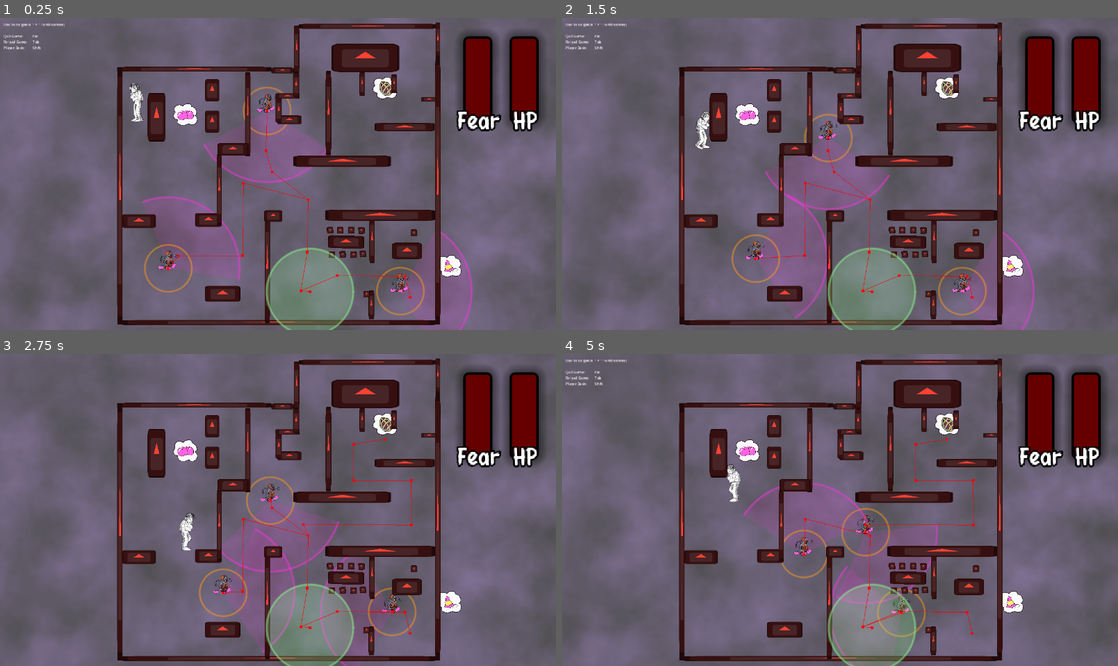
Above: before the commit, frames 1-4 (two rows, left to right).
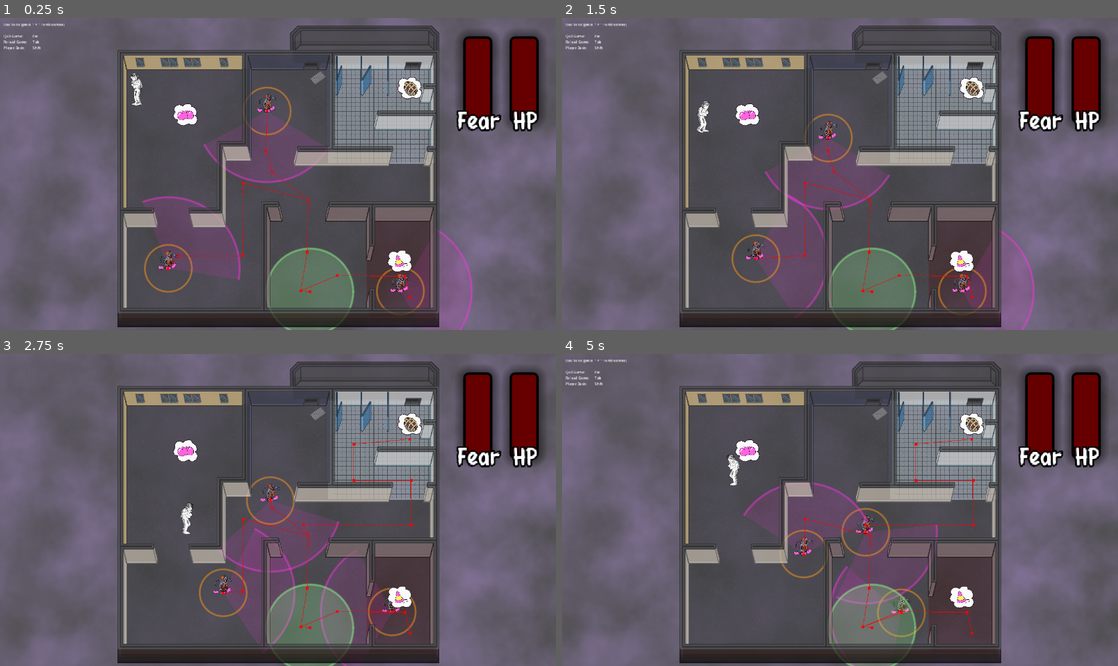
Above: after the commit, the same moments.

Repository: CarolineRoemer1998/NotABug
Game: Godot game, scene res://components/main/main.tscn
The game is run twice, just before and just after one commit, with the same random seed, the same clock (stepped at 60 frames per second) and the same inputs. The engine's default icon, where the game draws it, is replaced by a stand-in: a white triangle on a blue panel in a dark square.
Inputs:
- Up to frame 1 (0.25 s): no input
- Up to frame 2 (1.5 s): hold D (move_right) 0.53-1.28 s; tap Space (accept) at 0.6 s; hold S (move_down) from 1.28 s (still down); tap Shift (dash) at 1.35 s
- Up to frame 3 (2.75 s): release S (move_down) at 2.03 s; hold D (move_right) from 2.03 s (still down); tap ] (show_or_hide_dev_tools) at 2.1 s
- Up to frame 4 (5 s): release D (move_right) at 2.78 s; hold W (move_up) 2.78-3.53 s; tap Space (accept) at 2.85 s; hold A (move_left) from 3.53 s (still down); tap Shift (dash) at 3.6 s; tap ] (show_or_hide_dev_tools) at 4.35 s

The runs differ from the first frame. In frame 1, 47% of the frame differs, in the area x 21-83%, y 1-100%; in frame 2, 47%; in frame 3, 45%; in frame 4, 45%.

Commit message:
Implemented background assets

Diff:
--- a/components/items/item.tscn
+++ b/components/items/item.tscn
@@ -10,6 +10,8 @@
 script = ExtResource("1_cco1e")
 
 [node name="Visuals" type="Node2D" parent="." unique_id=1110195534]
+z_index = 37
+z_as_relative = false
 scale = Vector2(0.16, 0.16)
 
 [node name="Sprite2D_AsCollectableItem" type="AnimatedSprite2D" parent="Visuals" unique_id=1541126980]
--- a/components/main/main.tscn
+++ b/components/main/main.tscn
@@ -173,10 +173,10 @@
 position = Vector2(158, 139)
 
 [node name="Spawn2" type="Node2D" parent="Game/ItemSpawnPositions" unique_id=914005108]
-position = Vector2(480, 96)
+position = Vector2(520, 96)
 
 [node name="Spawn3" type="Node2D" parent="Game/ItemSpawnPositions" unique_id=1650519088]
-position = Vector2(584, 384)
+position = Vector2(504, 376)
 
 [node name="Spawn4" type="Node2D" parent="Game/ItemSpawnPositions" unique_id=780350623]
 position = Vector2(359, 426)
--- a/components/player/player.tscn
+++ b/components/player/player.tscn
@@ -8,13 +8,17 @@
 [sub_resource type="CapsuleShape2D" id="CapsuleShape2D_kfe3d"]
 
 [node name="Player" type="CharacterBody2D" unique_id=284675764]
+z_index = 50
+z_as_relative = false
 collision_mask = 26
 script = ExtResource("1_kfe3d")
 
 [node name="Visuals" type="Node2D" parent="." unique_id=1917120212]
-scale = Vector2(0.15, 0.15)
+position = Vector2(0, -8)
+scale = Vector2(0.125, 0.125)
 
 [node name="AnimatedSprite2D" type="AnimatedSprite2D" parent="Visuals" unique_id=285574132]
+position = Vector2(0, -106.666664)
 scale = Vector2(-1, 1)
 sprite_frames = ExtResource("2_kfe3d")
 animation = &"walk_scared"
--- a/enemy.tscn
+++ b/enemy.tscn
@@ -262,12 +262,15 @@
 sprite_frames = SubResource("SpriteFrames_18rq2")
 animation = &"Idle"
 
-[node name="StateIndicator" type="Label" parent="."]
+[node name="StateIndicator" type="Label" parent="." unique_id=999101710]
+visible = false
 z_index = 10
-position = Vector2(-6, -42)
+offset_left = -6.0
+offset_top = -42.0
+offset_right = -6.0
+offset_bottom = -42.0
+theme_override_font_sizes/font_size = 14
 text = "!"
-visible = false
-theme_override_font_sizes/font_size = 14
 
 [node name="CollisionShape2D" type="CollisionShape2D" parent="." unique_id=747184921]
 position = Vector2(0, -13)
--- a/scenes/Redblock.tscn
+++ b/scenes/Redblock.tscn
@@ -15,5 +15,6 @@
 shape = SubResource("RectangleShape2D_xfx5e")
 
 [node name="Sprite2D" type="Sprite2D" parent="." unique_id=744997658]
+visible = false
 modulate = Color(1, 0.26000598, 0.2008352, 1)
 texture = ExtResource("1_hfpjm")
--- a/scenes/bglayout.tscn
+++ b/scenes/bglayout.tscn
@@ -4,6 +4,8 @@
 [ext_resource type="PackedScene" uid="uid://djtbniwgojuhe" path="res://scenes/Redblock.tscn" id="2_q778t"]
 [ext_resource type="PackedScene" uid="uid://dpaydyyn1pjfq" path="res://scenes/wobble_overlay.tscn" id="3_y7qsj"]
 [ext_resource type="PackedScene" uid="uid://chs8g8dsb8ggb" path="res://scenes/glitch_overlay.tscn" id="4_ndw6h"]
+[ext_resource type="Texture2D" uid="uid://1krd5bqdgf82" path="res://art/Environment/Raumlayoutboden.png" id="5_3nrbm"]
+[ext_resource type="Texture2D" uid="uid://bn6ullv6y565i" path="res://art/Environment/Raumlayout_Wande.png" id="5_doo2m"]
 
 [sub_resource type="RectangleShape2D" id="RectangleShape2D_q778t"]
 size = Vector2(124, 71.709785)
@@ -60,6 +62,7 @@
 size = Vector2(124, 124.93703)
 
 [node name="BG" type="Node2D" unique_id=120603730]
+z_index = 10
 position = Vector2(-68, -62)
 
 [node name="Raumlayout" type="Sprite2D" parent="." unique_id=1340256420]
@@ -202,7 +205,6 @@
 position = Vector2(10.526316, 30.30303)
 
 [node name="Node2D14" parent="." unique_id=12219147 groups=["navigation_polygon_source_geometry_group"] instance=ExtResource("2_q778t")]
-visible = false
 position = Vector2(2740, 409.00003)
 scale = Vector2(0.975, 0.91)
 
@@ -552,6 +554,18 @@
 
 [node name="Glitch2" parent="." unique_id=1968838826 instance=ExtResource("4_ndw6h")]
 position = Vector2(2618, 1057)
+
+[node name="Boden" type="Sprite2D" parent="." unique_id=300525513]
+modulate = Color(1, 1, 1, 0.6431373)
+z_index = -1
+z_as_relative = false
+position = Vector2(1340, 422)
+texture = ExtResource("5_3nrbm")
+
+[node name="Wände" type="Sprite2D" parent="." unique_id=1234668540]
+modulate = Color(1, 1, 1, 0.72156864)
+position = Vector2(1340, 422)
+texture = ExtResource("5_doo2m")
 
 [editable path="Node2D"]
 [editable path="Node2D2"]
Binary file added: art/Environment/Raumlayout_Wande.png
Not shown, added: art/Environment/Raumlayout_Wande.png.import
Binary file added: art/Environment/Raumlayoutboden.png
Not shown, added: art/Environment/Raumlayoutboden.png.import
Not shown: 1 places in components/main/main.tscn that only renumber resources
Not shown: 1 places in enemy.tscn that only renumber resources
